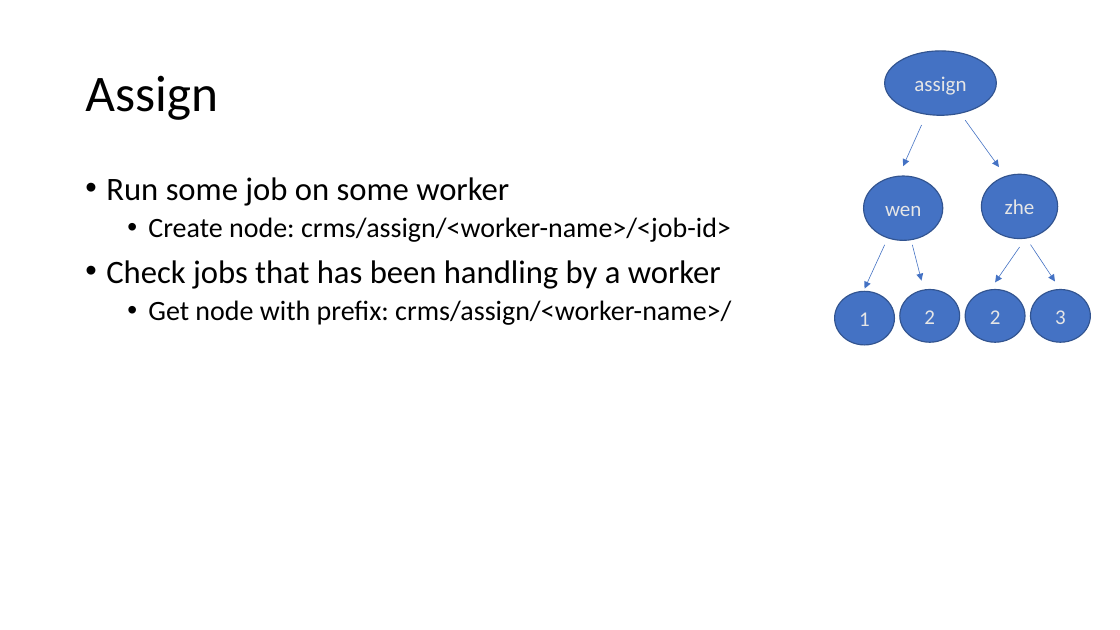
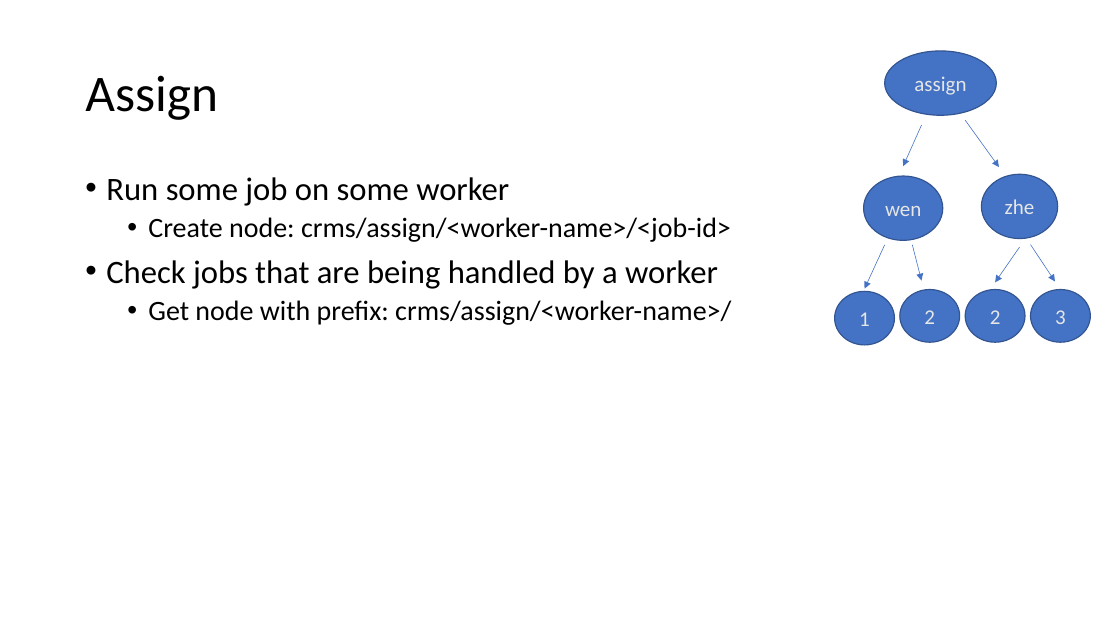
Before and after one commit to 465583030/GoCRMS, a slide deck: slide 5 of doc/GoCRMS.pptx. Drawn at 1120x630 pixels with LibreOffice and Linux fonts; fonts in the diff are those of the drawing. Boxes give left, top, right and bottom in pixels: in the first picture for what was removed or moved away, otherwise in the second. Text is boxed around its words. In the diff, an @@ line names an element or a change of style, - is before the commit and + after.

```diff
--- a/doc/GoCRMS.pptx
+++ b/doc/GoCRMS.pptx
@@ text at (x1=106, y1=260, x2=718, y2=289): text changed @@
-• Check jobs that has been handling by a worker
+• Check jobs that are being handled by a worker
```
Also in this commit, not shown: 7 other slides changed, 1 slide added, 7 other files.
